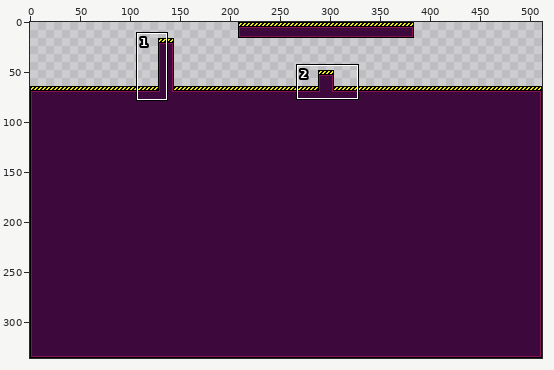
Two states of a sprite sheet, arts/platforms-normal-2.png. Above, an overview of the earlier version with the close-up marked.
Close-up. As it was:
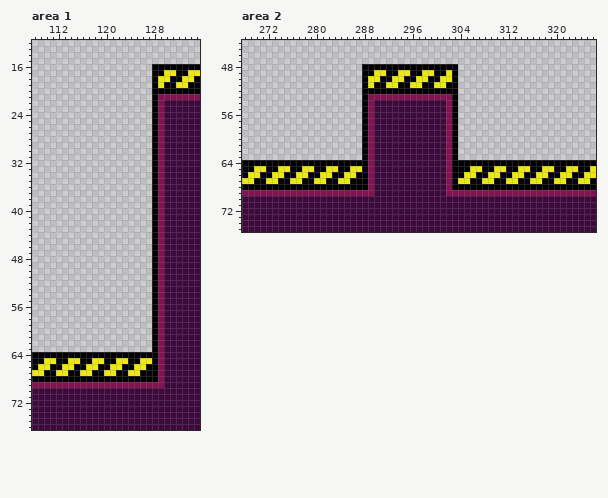
The file is 512x336 pixels. Shown: area 1: x 108..135, y 12..76; area 2: x 268..326, y 44..75.
Once edited:
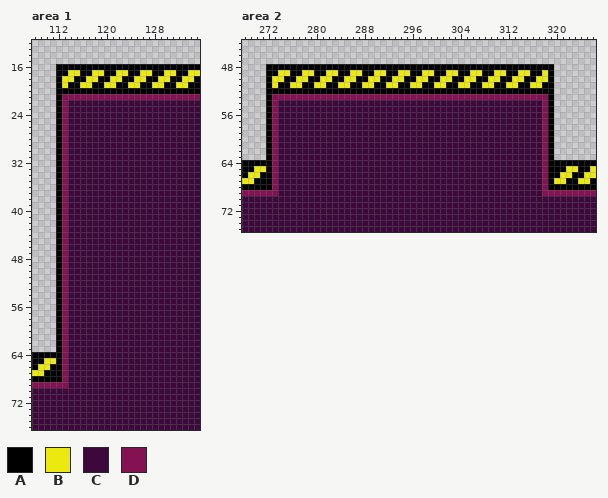
Palette (. is transparent): A #000000  B #ece910  C #3d083b  D #841252
What changed:
Changed rows in their new state; - is an unchanged pixel.
Area 1:
first column x 112:
16 AAAAAAAAAAAAAAAA--
17 AABBAABBAABBAABB--
18 ABBAABBAABBAABBA--
19 ABAABBAABBAABBAAB-
20 AAAAAAAAAAAAAAAA--
21 ADDDDDDDDDDDDDDDD-
22 ADCCCCCCCCCCCCCCCC
23 ADCCCCCCCCCCCCCCCC
24 ADCCCCCCCCCCCCCCCC
25 ADCCCCCCCCCCCCCCCC
26 ADCCCCCCCCCCCCCCCC
27 ADCCCCCCCCCCCCCCCC
28 ADCCCCCCCCCCCCCCCC
29 ADCCCCCCCCCCCCCCCC
30 ADCCCCCCCCCCCCCCCC
31 ADCCCCCCCCCCCCCCCC
32 ADCCCCCCCCCCCCCCCC
33 ADCCCCCCCCCCCCCCCC
34 ADCCCCCCCCCCCCCCCC
35 ADCCCCCCCCCCCCCCCC
36 ADCCCCCCCCCCCCCCCC
37 ADCCCCCCCCCCCCCCCC
38 ADCCCCCCCCCCCCCCCC
39 ADCCCCCCCCCCCCCCCC
40 ADCCCCCCCCCCCCCCCC
41 ADCCCCCCCCCCCCCCCC
42 ADCCCCCCCCCCCCCCCC
43 ADCCCCCCCCCCCCCCCC
44 ADCCCCCCCCCCCCCCCC
45 ADCCCCCCCCCCCCCCCC
46 ADCCCCCCCCCCCCCCCC
47 ADCCCCCCCCCCCCCCCC
48 ADCCCCCCCCCCCCCCCC
49 ADCCCCCCCCCCCCCCCC
50 ADCCCCCCCCCCCCCCCC
51 ADCCCCCCCCCCCCCCCC
52 ADCCCCCCCCCCCCCCCC
53 ADCCCCCCCCCCCCCCCC
54 ADCCCCCCCCCCCCCCCC
55 ADCCCCCCCCCCCCCCCC
56 ADCCCCCCCCCCCCCCCC
57 ADCCCCCCCCCCCCCCCC
58 ADCCCCCCCCCCCCCCCC
59 ADCCCCCCCCCCCCCCCC
60 ADCCCCCCCCCCCCCCCC
61 ADCCCCCCCCCCCCCCCC
62 ADCCCCCCCCCCCCCCCC
63 ADCCCCCCCCCCCCCCCC
64 -DCCCCCCCCCCCCCCCC
65 -DCCCCCCCCCCCCCCCC
66 -DCCCCCCCCCCCCCCCC
67 ADCCCCCCCCCCCCCCCC
68 -DCCCCCCCCCCCCCCCC
69 --CCCCCCCCCCCCCCCC
Area 2:
first column x 272:
48 AAAAAAAAAAAAAAAA----------------AAAAAAAAAAAAAAAA
49 AABBAABBAABBAABB---------------BAABBAABBAABBAABA
50 ABBAABBAABBAABBA----------------ABBAABBAABBAABBA
51 ABAABBAABBAABBAAB---------------BBAABBAABBAABBAA
52 AAAAAAAAAAAAAAAA----------------AAAAAAAAAAAAAAAA
53 ADDDDDDDDDDDDDDDD--------------DDDDDDDDDDDDDDDDA
54 ADCCCCCCCCCCCCCCCC------------CCCCCCCCCCCCCCCCDA
55 ADCCCCCCCCCCCCCCCC------------CCCCCCCCCCCCCCCCDA
56 ADCCCCCCCCCCCCCCCC------------CCCCCCCCCCCCCCCCDA
57 ADCCCCCCCCCCCCCCCC------------CCCCCCCCCCCCCCCCDA
58 ADCCCCCCCCCCCCCCCC------------CCCCCCCCCCCCCCCCDA
59 ADCCCCCCCCCCCCCCCC------------CCCCCCCCCCCCCCCCDA
60 ADCCCCCCCCCCCCCCCC------------CCCCCCCCCCCCCCCCDA
61 ADCCCCCCCCCCCCCCCC------------CCCCCCCCCCCCCCCCDA
62 ADCCCCCCCCCCCCCCCC------------CCCCCCCCCCCCCCCCDA
63 ADCCCCCCCCCCCCCCCC------------CCCCCCCCCCCCCCCCDA
64 -DCCCCCCCCCCCCCCCC------------CCCCCCCCCCCCCCCCD-
65 -DCCCCCCCCCCCCCCCC------------CCCCCCCCCCCCCCCCDA
66 -DCCCCCCCCCCCCCCCC------------CCCCCCCCCCCCCCCCD-
67 ADCCCCCCCCCCCCCCCC------------CCCCCCCCCCCCCCCCD-
68 -DCCCCCCCCCCCCCCCC------------CCCCCCCCCCCCCCCCD-
69 --CCCCCCCCCCCCCCCC------------CCCCCCCCCCCCCCCC--
